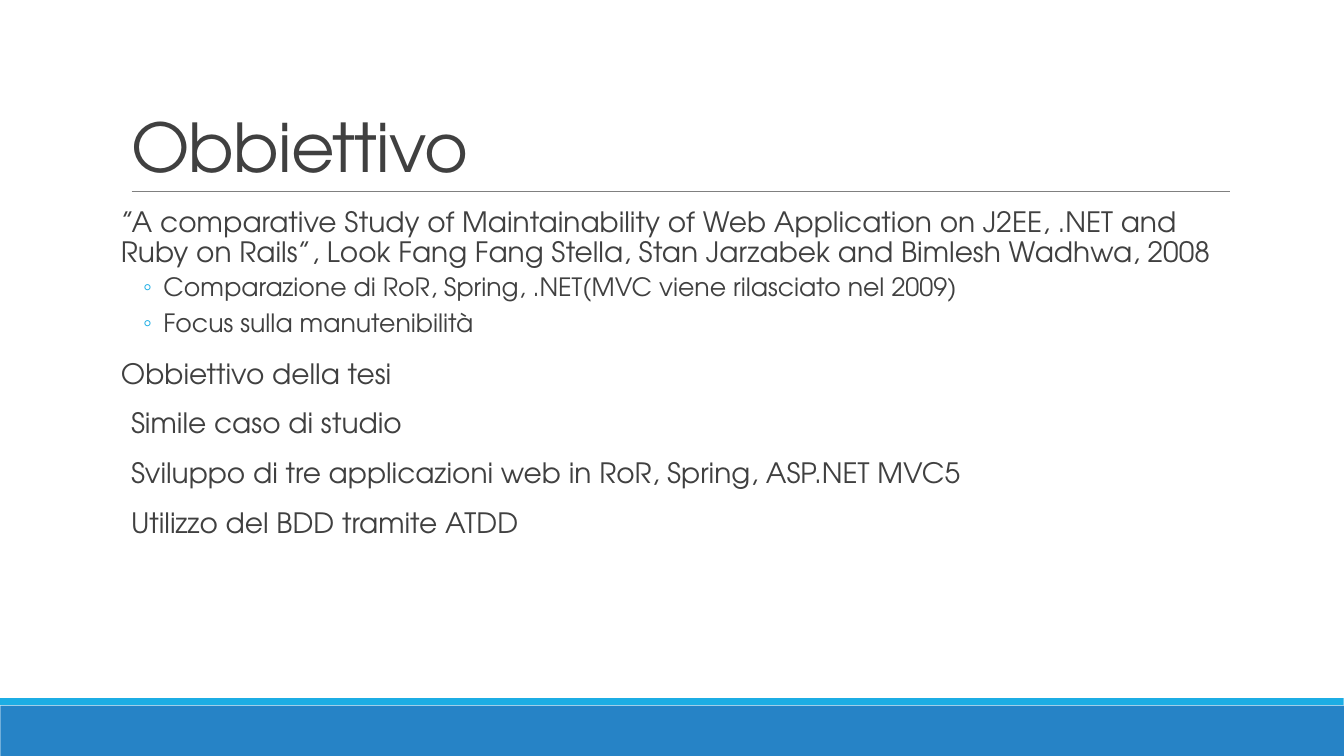
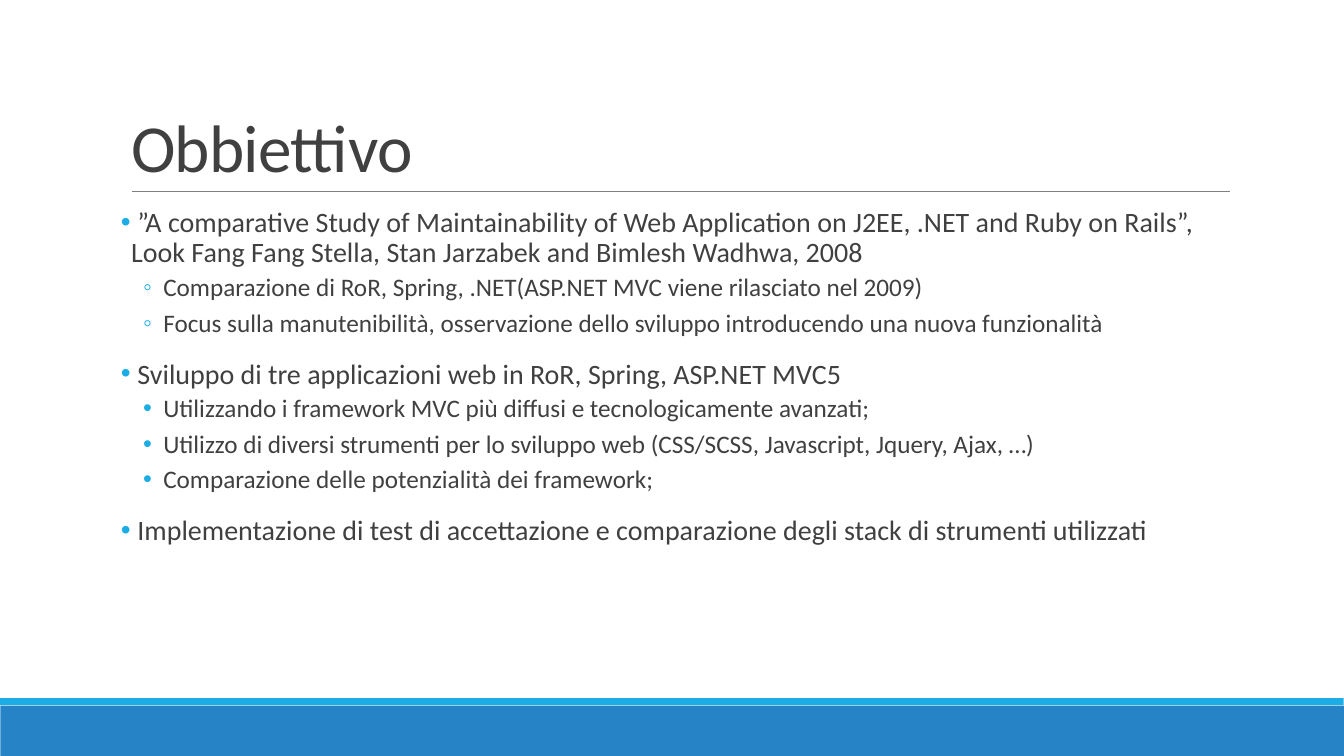
Before and after one commit to TTia/xblog-thesis, a slide deck: slide 2 of Presentazione.pptx. Drawn at 1344x756 pixels with LibreOffice and Linux fonts; fonts in the diff are those of the drawing. Boxes give left, top, right and bottom in pixels: in the first picture for what was removed or moved away, otherwise in the second. Text is boxed around its words. In the diff, an @@ line names an element or a change of style, - is before the commit and + after.

Commit message:
Presentazione

```diff
--- a/Presentazione.pptx
+++ b/Presentazione.pptx
@@ title "Obbiettivo" at bbox=[131, 125, 413, 173]: font TeX Gyre Adventor to Calibri @@
@@ text at bbox=[131, 212, 1192, 389]: font TeX Gyre Adventor to Calibri in "”A comparative Study of Maintainability of Web ...", "Sviluppo di tre applicazioni web in RoR, ..."; bullet none to •; bullet   to • @@
@@ text at bbox=[163, 278, 1102, 336]: text changed; font TeX Gyre Adventor to Calibri @@
-  ◦ Comparazione di RoR, Spring, .NET(MVC viene rilasciato nel 2009)
-  ◦ Focus sulla manutenibilità
-Obbiettivo della tesi
-  Simile caso di studio
+  ◦ Comparazione di RoR, Spring, .NET(ASP.NET MVC viene rilasciato nel 2009)
+  ◦ Focus sulla manutenibilità, osservazione dello sviluppo introducendo una nuova funzionalità
@@ text at bbox=[137, 399, 1147, 545]: text changed; size 20 to 18 pt; font TeX Gyre Adventor to Calibri @@
-  Utilizzo del BDD tramite ATDD
+  • Utilizzando i framework MVC più diffusi e tecnologicamente avanzati;
+  • Utilizzo di diversi strumenti per lo sviluppo web (CSS/SCSS, Javascript, Jquery, Ajax, …)
+  • Comparazione delle potenzialità dei framework;
+• Implementazione di test di accettazione e comparazione degli stack di strumenti utilizzati
```
Also in this commit, not shown: 10 other slides changed, 1 slide added.
